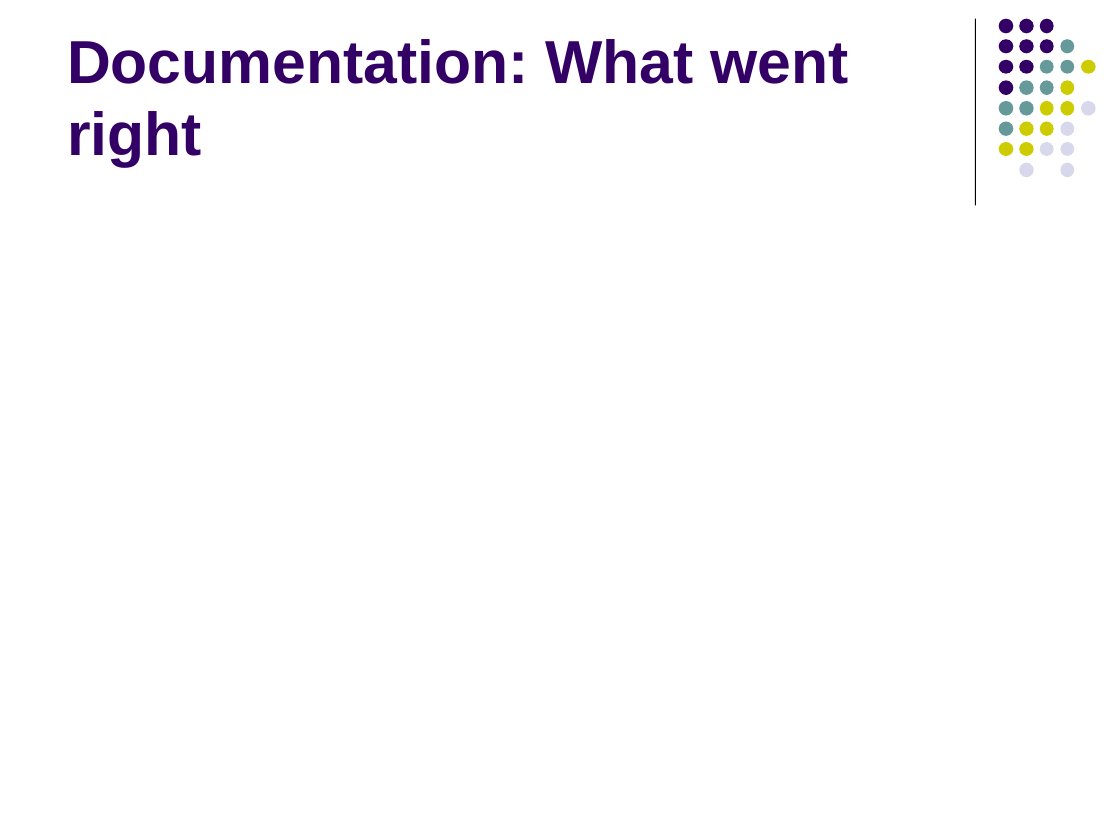
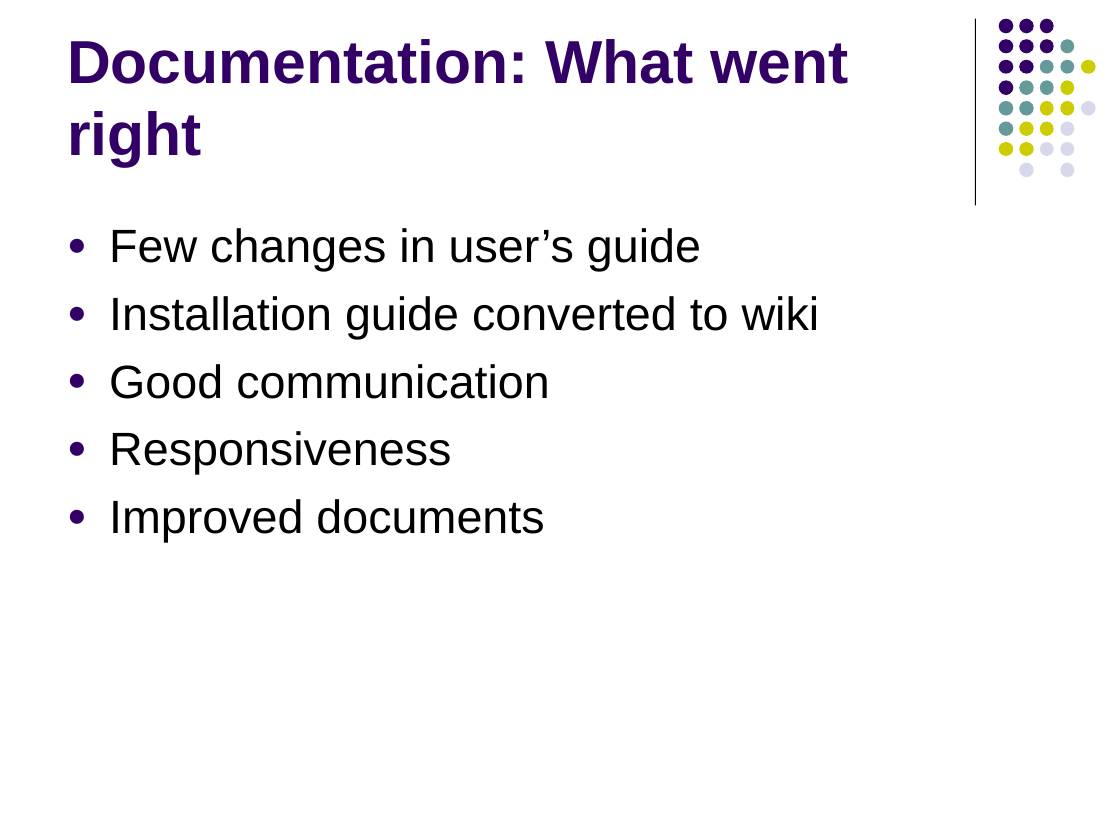
Before and after one commit to NCIP/caarray-docs, a slide deck: slide 15 of project_management/reports/2.3.0_project_portmortem.ppt (slide 14 before the commit). Drawn at 1120x840 pixels with LibreOffice and Linux fonts; fonts in the diff are those of the drawing. Boxes give left, top, right and bottom in pixels: in the first picture for what was removed or moved away, otherwise in the second. Text is boxed around its words. In the diff, an @@ line names an element or a change of style, - is before the commit and + after.

Commit message:
updated w/ documentation and systems input.

```diff
--- a/project_management/reports/2.3.0_project_portmortem.ppt
+++ b/project_management/reports/2.3.0_project_portmortem.ppt
@@ text added at (x1=109, y1=228, x2=820, y2=542), 30 pt, text #000000 @@
+● Few changes in user’s guide
+● Installation guide converted to wiki
+● Good communication
+● Responsiveness
+● Improved documents
```
Also in this commit, not shown: 4 other slides changed, 4 slides added.
